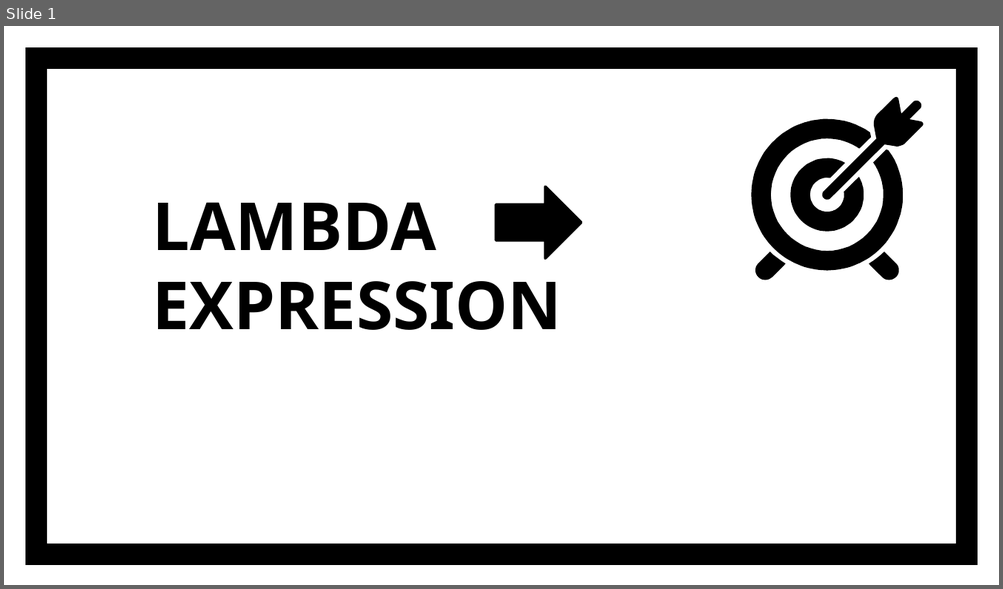
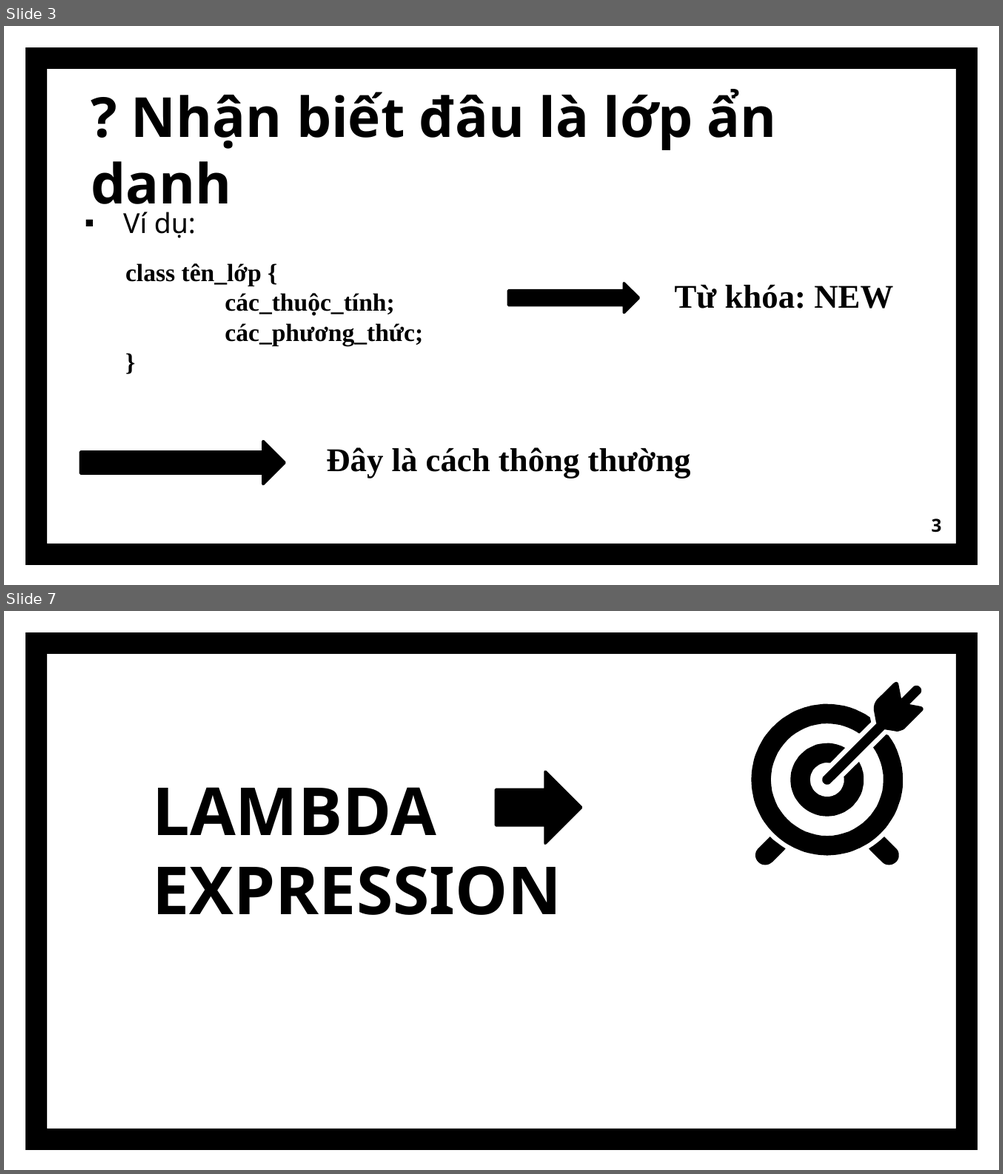
Before and after one commit to GiaHao810/Nhom3, a slide deck: ProjectNhom3/src/baocaogiuaki/lambda/Lambda.pptx. Shown one above the other, each under a label of ours: slide 1 before the commit, slides 3 and 7 after it; the slides between them are not shown. The pictures are 1003x589 and 1003x1174 pixels, drawn with LibreOffice and Linux fonts; fonts in the diff are those of the drawing. Boxes give left, top, right and bottom in pixels: in the first picture for what was removed or moved away, otherwise in the second. Text is boxed around its words. In the diff, an @@ line names an element or a change of style, - is before the commit and + after.

```diff
--- a/ProjectNhom3/src/baocaogiuaki/lambda/Lambda.pptx
+++ b/ProjectNhom3/src/baocaogiuaki/lambda/Lambda.pptx
@@ slide 3 added at box(4, 26, 999, 585), background #FFFFFF; not listed: 1 template element that a slide beside it also shows @@
@@ title added at box(91, 89, 777, 218), 40 pt, text #000000, bold @@
+? Nhận biết đâu là lớp ẩn danh
@@ text added at box(123, 212, 196, 238), 20 pt, text #000000 @@
+▪ Ví dụ:
@@ text added at box(125, 264, 423, 346), 18 pt, text #000000, bold @@
+class tên_lớp {
+các_thuộc_tính;
+các_phương_thức;
+}
@@ right arrow added at box(508, 284, 638, 312), fill #000000, outline #000000 2 pt @@
@@ text added at box(674, 285, 893, 309), 24 pt, text #000000, bold @@
+Từ khóa: NEW
@@ right arrow added at box(80, 442, 284, 485), fill #000000, outline #000000 2 pt @@
@@ text added at box(326, 448, 691, 479), 24 pt, text #000000, bold @@
+Đây là cách thông thường
@@ page number added at box(931, 519, 942, 533), 13 pt, text #000000, bold @@
+3
@@ what was slide 1 is now slide 7 @@
```
Also in this commit, not shown: 5 other slides added, 7 other files.
